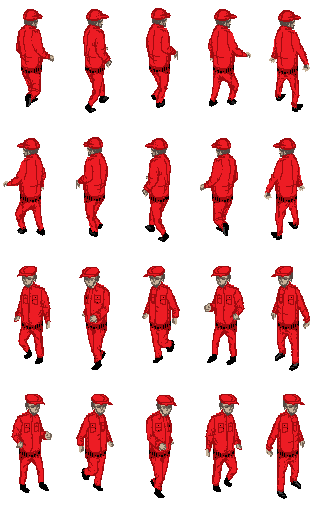
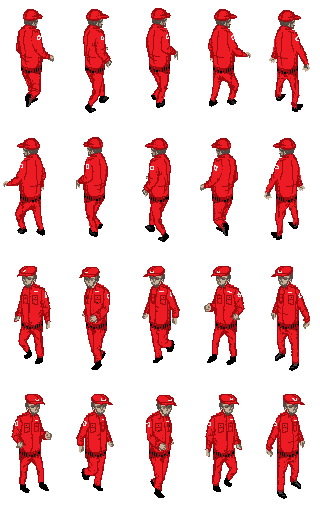
Before/after of a (320, 512) layered artwork. What changed in the layer stack:
added layer "Layer 5" above "Layer 4" over box(15, 34, 302, 427)
